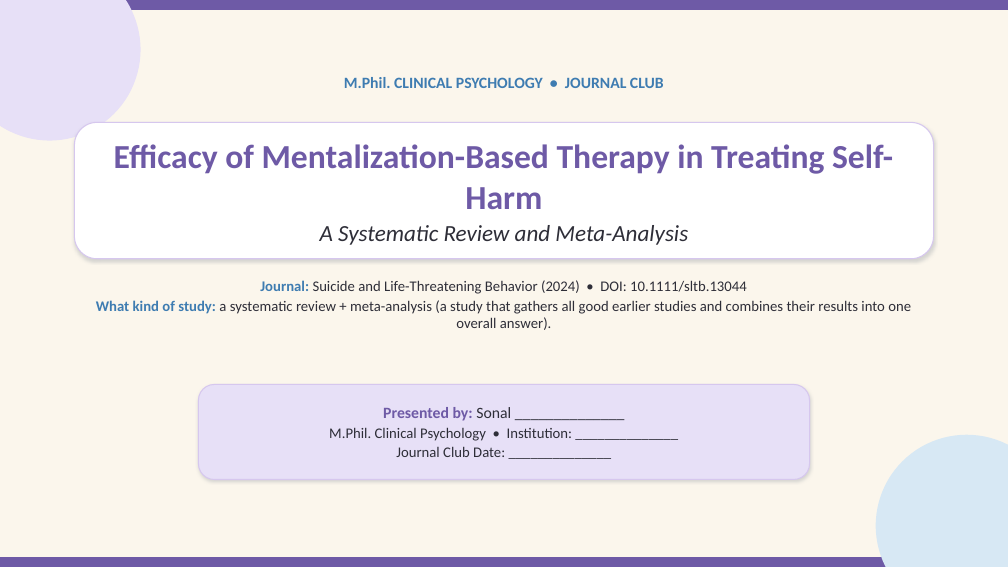
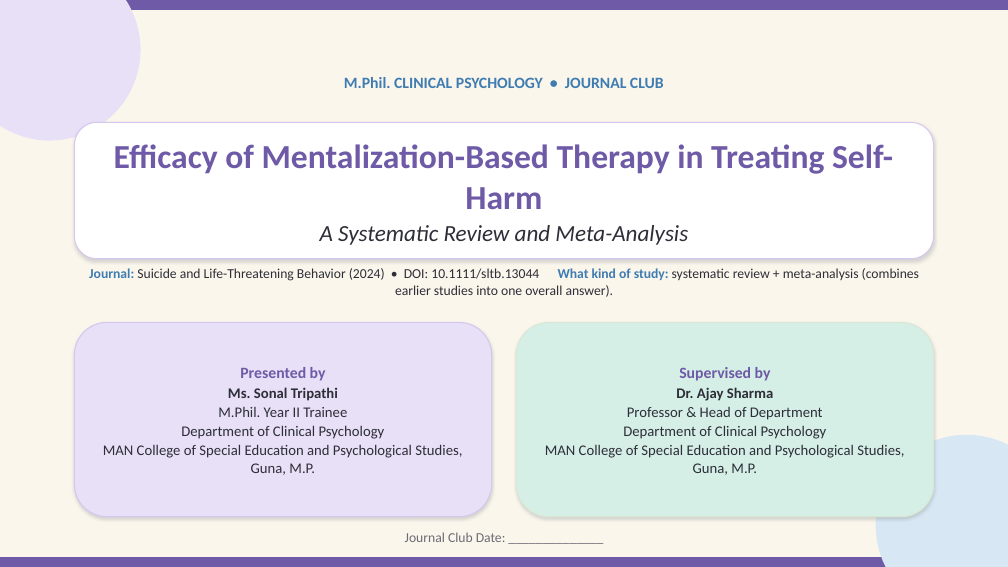
Before and after one commit to tejasdangodra786-byte/Dango-kiro, a slide deck: slide 1 of Journal_Club_MBT_SelfHarm.pptx. Drawn at 1008x567 pixels with LibreOffice and Linux fonts; fonts in the diff are those of the drawing. Boxes give left, top, right and bottom in pixels: in the first picture for what was removed or moved away, otherwise in the second. Text is boxed around its words. In the diff, an @@ line names an element or a change of style, - is before the commit and + after.

Commit message:
Title slide: add presenter (Ms. Sonal Tripathi) and supervisor (Dr. Ajay Sharma) details
- Two cards: Presented by / Supervised by with full department and college
- MAN College of Special Education and Psychological Studies, Guna, M.P.

```diff
--- a/Journal_Club_MBT_SelfHarm.pptx
+++ b/Journal_Club_MBT_SelfHarm.pptx
@@ text at [89,268,919,297]: text changed; size 14 to 13 pt @@
-Journal: Suicide and Life-Threatening Behavior (2024) • DOI: 10.1111/sltb.13044
-What kind of study: a systematic review + meta-analysis (a study that gathers all good earlier studies and combines their results into one overall answer).
+Journal: Suicide and Life-Threatening Behavior (2024) • DOI: 10.1111/sltb.13044 What kind of study: systematic review + meta-analysis (combines earlier studies into one overall answer).
@@ rounded rectangle "Presented by": place and size @@
-rounded rectangle "Presented by" at [198,385,809,480]
+rounded rectangle "Presented by" at [74,323,492,517]
@@ rounded rectangle added at [516,323,934,517], fill #D5EFE6, outline #D9E8D2 1 pt, 14 pt, text #2E2E38 @@
+Supervised by
+Dr. Ajay Sharma
+Professor & Head of Department
+Department of Clinical Psychology
+MAN College of Special Education and Psychological Studies, Guna, M.P.
@@ text in rounded rectangle at [103,367,462,475]: text changed @@
-Presented by: Sonal ______________
-M.Phil. Clinical Psychology • Institution: ______________
-Journal Club Date: ______________
+Presented by
+Ms. Sonal Tripathi
+M.Phil. Year II Trainee
+Department of Clinical Psychology
+MAN College of Special Education and Psychological Studies, Guna, M.P.
@@ text added at [405,532,506,542], 13 pt, text #6B6B75 @@
+Journal Club Date: ______________
```
Also in this commit, not shown: 1 other file.
